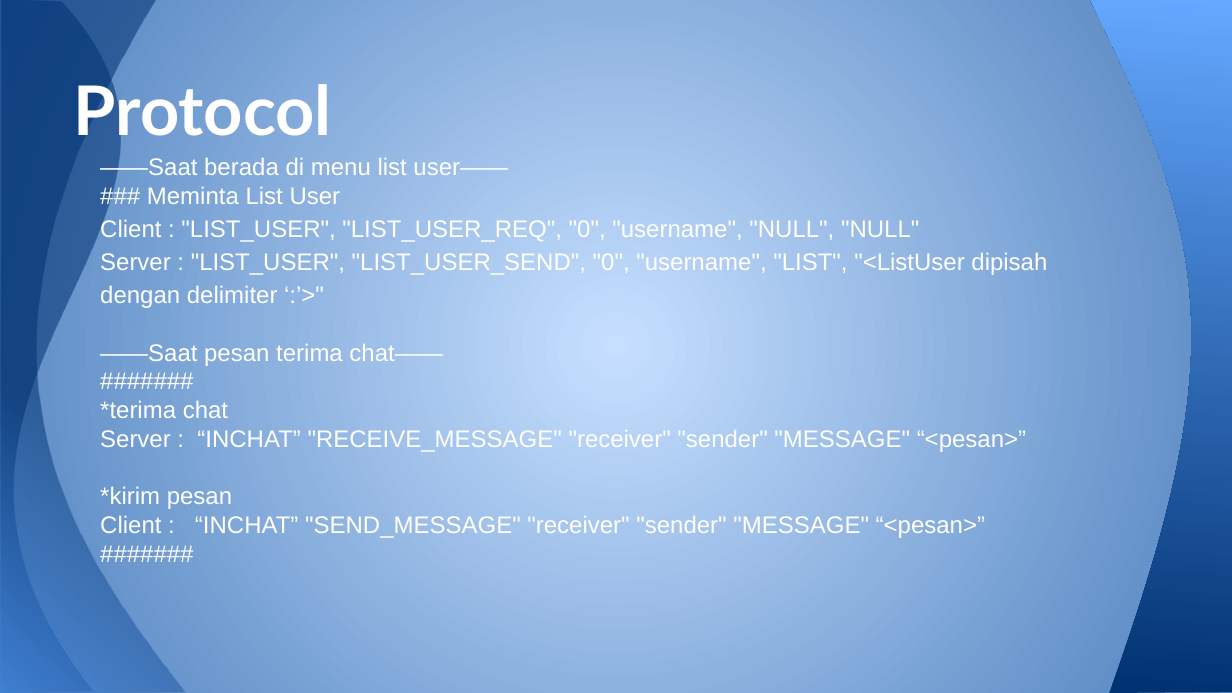
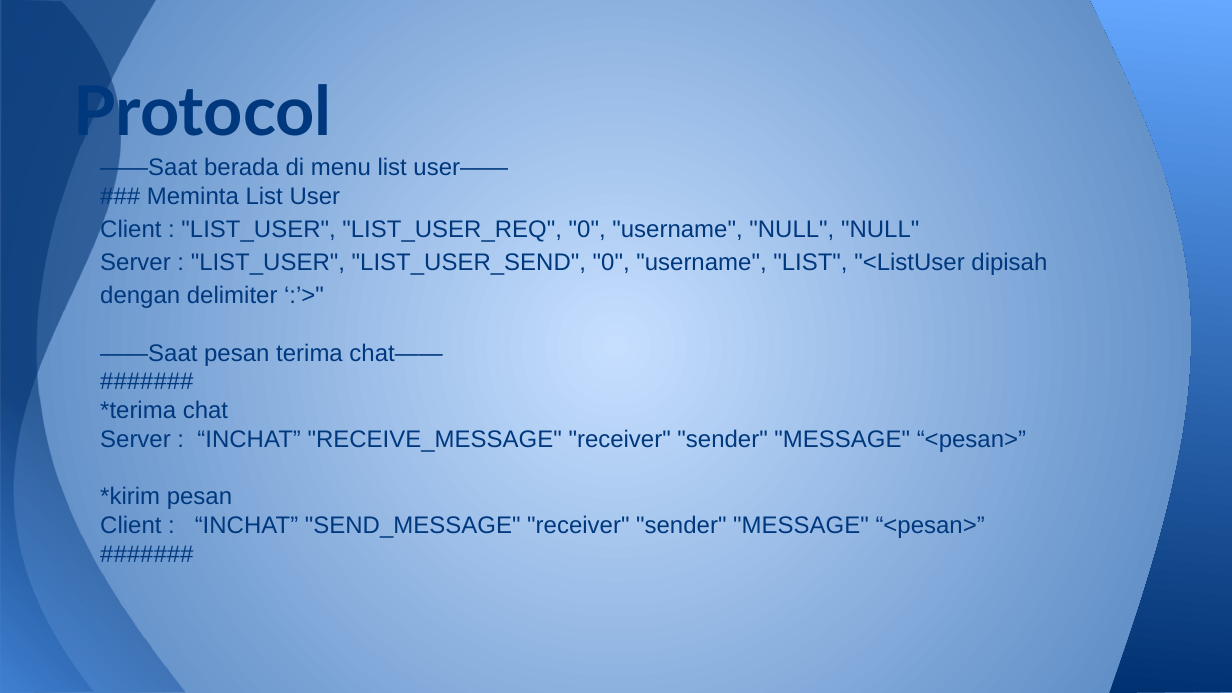
Before and after one commit to iskandarzun/KIJ, a slide deck: slide 4 of KIJ - Chat Secure.pptx. Drawn at 1232x693 pixels with LibreOffice and Linux fonts; fonts in the diff are those of the drawing. Boxes give left, top, right and bottom in pixels: in the first picture for what was removed or moved away, otherwise in the second. Text is boxed around its words. In the diff, an @@ line names an element or a change of style, - is before the commit and + after.

Commit message:
Update protocol

```diff
--- a/KIJ - Chat Secure.pptx
+++ b/KIJ - Chat Secure.pptx
@@ title "Protocol" at (74, 76, 332, 148): text colour #FFFFFF to #00387E @@
@@ text "——Saat berada di menu list ..." at (100, 156, 1047, 538): text colour #FFFFFF to #00387E @@
```
Also in this commit, not shown: 7 other slides changed.
